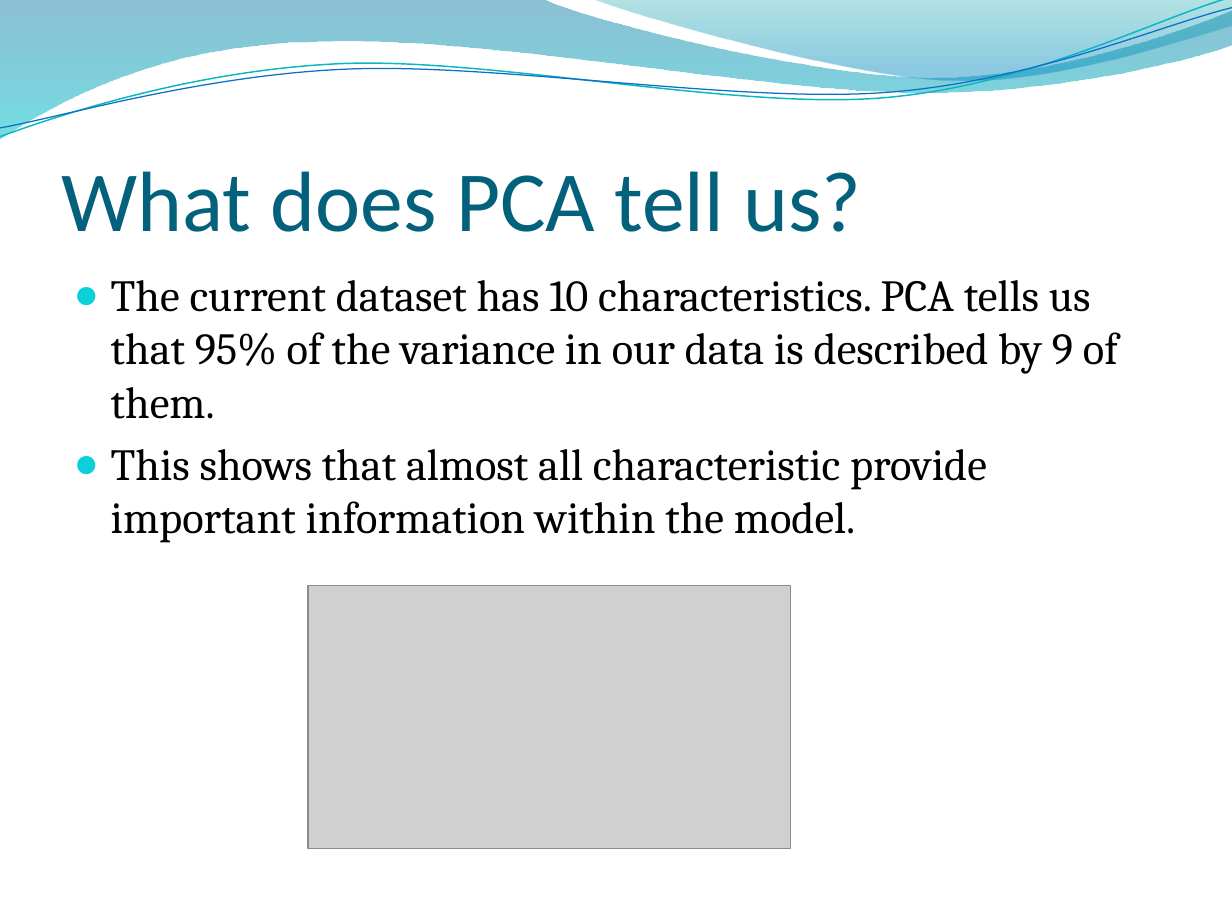
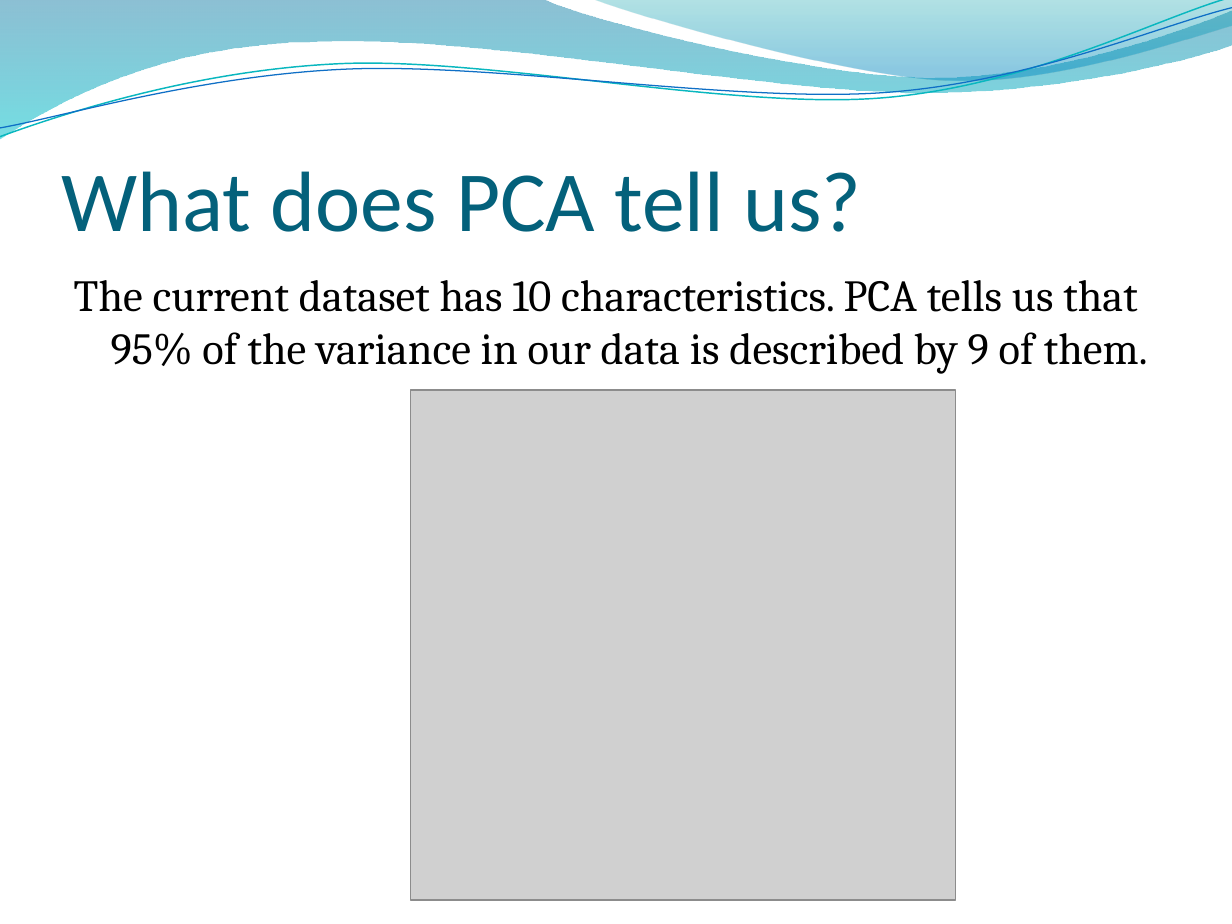
Before and after one commit to BlaHaws/Thinkful, a slide deck: slide 7 of CapstoneResearch/PredictingViolentThreat.pptx. Drawn at 1232x924 pixels with LibreOffice and Linux fonts; fonts in the diff are those of the drawing; grey boxes stand for pictures; background and template pictures are left out. Boxes give left, top, right and bottom in pixels: in the first picture for what was removed or moved away, otherwise in the second. Text is boxed around its words. In the diff, an @@ line names an element or a change of style, - is before the commit and + after.

```diff
--- a/CapstoneResearch/PredictingViolentThreat.pptx
+++ b/CapstoneResearch/PredictingViolentThreat.pptx
@@ text "The current dataset has 10 ..." at (x1=74, y1=280, x2=1148, y2=374): bullet ● to none @@
@@ picture added at (x1=410, y1=391, x2=955, y2=901) @@
@@ text at (x1=111, y1=449, x2=987, y2=543): paragraph removed @@
-● This shows that almost all characteristic provide important information within the model.
@@ picture removed at (x1=308, y1=585, x2=791, y2=849) @@
```
